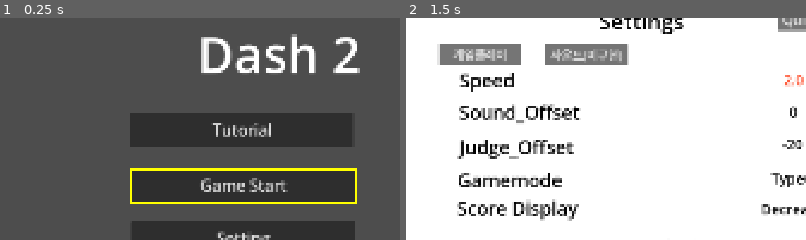
Above: before the commit, frames 1-2 (left to right).
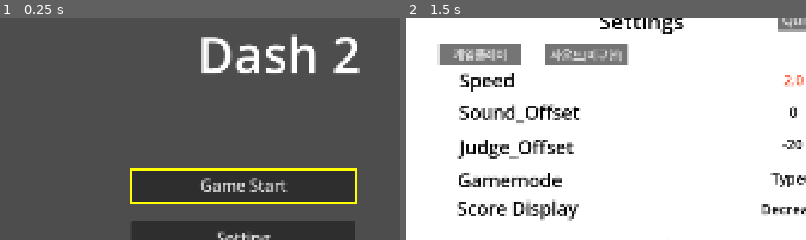
Above: after the commit, the same moments.

Repository: junu192857/Vexatonic-dash-2
Game: Godot game, scene res://Scenes/MainMenu.tscn
The game is run twice, just before and just after one commit, with the same random seed, the same clock (stepped at 60 frames per second) and the same inputs.
Inputs (mouse positions are % of the whole screen's width and height, from its top left):
- Up to frame 1 (0.25 s): no input
- Up to frame 2 (1.5 s): click "Setting" at 0.5 s; click (51, 49) at 1.25 s, where only the run before the commit has a clickable "Tutorial"
The pictures show only the part of the screen within x 21-71%, y 24-74%; the shares and areas given below are measured in that part.

The runs differ from the first frame. In frame 1, 8.3% of the frame differs, in the area x 32-88%, y 42-59%; in frame 2, nothing differs.

Commit message:
배관이 이제 -COUNTDOWN_TIME보다 더 왼쪽부터 생성됨

Diff:
--- a/vexatonic-dash-2/Scenes/MainMenu.tscn
+++ b/vexatonic-dash-2/Scenes/MainMenu.tscn
@@ -3,10 +3,12 @@
 [ext_resource type="Script" uid="uid://80v8425q4jhq" path="res://Scripts/MainMenu/MainMenuManager.gd" id="1_8saeu"]
 [ext_resource type="PackedScene" uid="uid://3wdau5twf7or" path="res://Prefabs/SettingRect.tscn" id="2_ghw46"]
 [ext_resource type="Script" uid="uid://bjuvgw7yeol53" path="res://Scripts/MainMenu/MainMenuButton.gd" id="3_df05h"]
+[ext_resource type="Texture2D" uid="uid://bg77qwagtnkvs" path="res://Textures/BlackSquare.jpg" id="4_ghw46"]
 
-[node name="MainMenu" type="Node2D" unique_id=1665967289]
+[node name="MainMenu" type="Node2D" unique_id=1665967289 node_paths=PackedStringArray("goTutorialPanel")]
 script = ExtResource("1_8saeu")
 settingRectScene = ExtResource("2_ghw46")
+goTutorialPanel = NodePath("CanvasLayer/Control/GoTutorialPanel")
 
 [node name="CanvasLayer" type="CanvasLayer" parent="." unique_id=2013899153]
 
@@ -127,35 +129,69 @@
 text = "Vexatonic"
 horizontal_alignment = 1
 
-[node name="SettingButton2" type="Button" parent="CanvasLayer/Control" unique_id=274277376]
+[node name="GoTutorialPanel" type="TextureRect" parent="CanvasLayer/Control" unique_id=1717423707]
+visible = false
 layout_mode = 1
 anchors_preset = -1
-anchor_left = 0.37
-anchor_top = 0.46300003
-anchor_right = 0.648
-anchor_bottom = 0.53800005
-offset_left = -3.4000244
-offset_top = -0.040039063
-offset_right = 0.27990723
-offset_bottom = -0.040039063
-theme_override_font_sizes/font_size = 38
-text = "Tutorial"
-script = ExtResource("3_df05h")
-
-[node name="ReferenceRect" type="ReferenceRect" parent="CanvasLayer/Control/SettingButton2" unique_id=1013903416]
-visible = false
-layout_mode = 1
-anchors_preset = 15
-anchor_right = 1.0
-anchor_bottom = 1.0
+anchor_left = 0.3
+anchor_top = 0.69500005
+anchor_right = 0.7
+anchor_bottom = 0.89500004
+offset_left = 0.39996338
+offset_top = 0.39996338
+offset_right = 0.39990234
+offset_bottom = 0.39996338
 grow_horizontal = 2
 grow_vertical = 2
-mouse_filter = 2
-border_color = Color(1, 1, 0, 1)
-border_width = 6.0
-editor_only = false
+texture = ExtResource("4_ghw46")
+expand_mode = 1
+
+[node name="Information" type="Label" parent="CanvasLayer/Control/GoTutorialPanel" unique_id=1746981035]
+layout_mode = 1
+anchors_preset = -1
+anchor_left = 0.15
+anchor_top = 0.15
+anchor_right = 0.85
+anchor_bottom = 0.569
+offset_left = -0.11200714
+offset_top = -2.840004
+offset_right = -0.35205078
+offset_bottom = 0.09600067
+grow_horizontal = 2
+grow_vertical = 2
+theme_override_font_sizes/font_size = 28
+text = "Vexatonic Dash가 처음이신 분 같네요!
+튜토리얼을 플레이할까요??"
+horizontal_alignment = 1
+
+[node name="Button" type="Button" parent="CanvasLayer/Control/GoTutorialPanel" unique_id=63078892]
+layout_mode = 1
+anchors_preset = -1
+anchor_left = 0.115
+anchor_top = 0.597
+anchor_right = 0.335
+anchor_bottom = 0.85600007
+offset_left = 0.28004456
+offset_top = 0.04800415
+offset_right = -0.07992554
+offset_bottom = 0.10398865
+theme_override_font_sizes/font_size = 27
+text = "Yes [Enter]"
+
+[node name="Button2" type="Button" parent="CanvasLayer/Control/GoTutorialPanel" unique_id=1447517536]
+layout_mode = 1
+anchors_preset = -1
+anchor_left = 0.66200006
+anchor_top = 0.588
+anchor_right = 0.882
+anchor_bottom = 0.84700006
+offset_left = 0.184021
+offset_top = -0.008003235
+offset_right = -0.17590332
+offset_bottom = 0.04798889
+theme_override_font_sizes/font_size = 27
+text = "No[Esc]"
 
 [connection signal="pressed" from="CanvasLayer/Control/GameStartButton" to="." method="_on_game_start"]
 [connection signal="pressed" from="CanvasLayer/Control/GameEndButton" to="." method="_on_game_end"]
 [connection signal="pressed" from="CanvasLayer/Control/SettingButton" to="." method="_on_enter_setting"]
-[connection signal="pressed" from="CanvasLayer/Control/SettingButton2" to="." method="_on_tutorial_start"]
--- a/vexatonic-dash-2/Scenes/RhythmScene.tscn
+++ b/vexatonic-dash-2/Scenes/RhythmScene.tscn
@@ -61,6 +61,7 @@
 grow_vertical = 2
 
 [node name="RightCover" type="ColorRect" parent="CanvasLayer/Control" unique_id=591227501]
+visible = false
 layout_mode = 1
 anchors_preset = -1
 anchor_left = 0.781
@@ -71,6 +72,7 @@
 color = Color(0.47788018, 0.47788012, 0.47788012, 1)
 
 [node name="LeftCover" type="ColorRect" parent="CanvasLayer/Control" unique_id=439301575]
+visible = false
 layout_mode = 1
 anchors_preset = -1
 anchor_right = 0.21900001
--- a/vexatonic-dash-2/Scripts/Ingame/RhythmManager.gd
+++ b/vexatonic-dash-2/Scripts/Ingame/RhythmManager.gd
@@ -246,11 +246,11 @@
 			print("THIS IS INITIAL LANE")
 			#var initial_height = lane.keyframes[0].y
 			if (Setting.gamemode == Setting.GAMEMODE.Suregi):
-				place_suregi_connector(-1, -COUNTDOWN_TIME, lane.notes[0].get_data().time - Setting.time_per_note_width() / 2, lane.lane_index, false,\
-									self, Vector2(Setting.get_posx_from_time(-COUNTDOWN_TIME),lane.keyframes[0].kf.y))
+				place_suregi_connector(-1, -2 * COUNTDOWN_TIME, lane.notes[0].get_data().time - Setting.time_per_note_width() / 2, lane.lane_index, false,\
+									self, Vector2(Setting.get_posx_from_time(-2 * COUNTDOWN_TIME),lane.keyframes[0].kf.y))
 			else:
-				place_connector(-1, -COUNTDOWN_TIME, lane.notes[0].get_data().time - Setting.time_per_note_width() / 2, lane.lane_index, false,\
-									self, Vector2(Setting.get_posx_from_time(-COUNTDOWN_TIME),lane.keyframes[0].kf.y))
+				place_connector(-1, -2* COUNTDOWN_TIME, lane.notes[0].get_data().time - Setting.time_per_note_width() / 2, lane.lane_index, false,\
+									self, Vector2(Setting.get_posx_from_time(-2 * COUNTDOWN_TIME),lane.keyframes[0].kf.y))
 		else:
 			if (lane.keyframes[0].kf.x < lane.notes[0].get_data().time):
 				if (Setting.gamemode == Setting.GAMEMODE.Suregi):
--- a/vexatonic-dash-2/Scripts/MainMenu/MainMenuManager.gd
+++ b/vexatonic-dash-2/Scripts/MainMenu/MainMenuManager.gd
@@ -4,8 +4,9 @@
 var index: int
 @export var settingRectScene: PackedScene
 var settingRect
-
-var setting_open: bool = false
+@export var goTutorialPanel: TextureRect
+enum MainMenuState {Main, SettingOpen, EnteringTutorial }
+var state : MainMenuState
 
 func _ready():
 	button_array.append($CanvasLayer/Control/GameStartButton)
@@ -16,10 +17,12 @@
 	InputManager.pressed_up.connect(_on_pressed_up)
 	InputManager.pressed_down.connect(_on_pressed_down)
 	InputManager.pressed_enter.connect(_on_pressed_enter)
+	InputManager.pressed_esc.connect(_on_pressed_esc)
 	settingRect = settingRectScene.instantiate()
 	$CanvasLayer/Control.add_child(settingRect)
 	settingRect.visible = false
 	settingRect.close_setting.connect(close_setting)
+	state = MainMenuState.Main
 
 func _refresh_selection():
 	for i in range(button_array.size()):
@@ -32,26 +35,37 @@
 # =================== 메인 메뉴 입력 ===================
 
 func _on_pressed_up():
-	if not setting_open:
+	if state == MainMenuState.Main:
 		index = (index - 1 + button_array.size()) % button_array.size()
 		_refresh_selection()
 
 func _on_pressed_down():
-	if not setting_open:
+	if state == MainMenuState.Main:
 		index = (index + 1) % button_array.size()
 		_refresh_selection()
 
 func _on_pressed_enter():
-	if setting_open:
+	if state == MainMenuState.SettingOpen:
 		close_setting()
+	elif state == MainMenuState.EnteringTutorial:
+		_on_tutorial_start()
 	else:
 		button_array[index].emit_signal("pressed")
+
+func _on_pressed_esc():
+	if state == MainMenuState.SettingOpen:
+		close_setting()
+	elif state == MainMenuState.EnteringTutorial:
+		close_tutorial_warning()
 
 # =================== 설정 창 ===================
 
 func _on_game_start():
-	Setting.is_tutorial = false
-	get_tree().change_scene_to_file("res://Scenes/SelectSong.tscn")
+	if (!Setting.tutorial_played):
+		open_tutorial_warning()
+	else:
+		Setting.is_tutorial = false
+		get_tree().change_scene_to_file("res://Scenes/SelectSong.tscn")
 
 func _on_tutorial_start():
 	Setting.is_tutorial = true
@@ -66,13 +80,26 @@
 	Setting.load()
 	settingRect._initialize()
 	settingRect.visible = true
-	setting_open = true
+	state = MainMenuState.SettingOpen
 	for button in button_array:
 		button.disabled = true
+
+func open_tutorial_warning():
+	Setting.tutorial_played = true
+	goTutorialPanel.visible = true
+	state = MainMenuState.EnteringTutorial
+	for button in button_array:
+		button.disabled = true
+
+func close_tutorial_warning():
+	goTutorialPanel.visible = false
+	state = MainMenuState.Main
+	for button in button_array:
+		button.disabled = false
 
 func close_setting():
 	settingRect.visible = false
 	Setting.save()
-	setting_open = false
+	state = MainMenuState.Main
 	for button in button_array:
 		button.disabled = false
--- a/vexatonic-dash-2/Scripts/Setting/Setting.gd
+++ b/vexatonic-dash-2/Scripts/Setting/Setting.gd
@@ -19,7 +19,7 @@
 
 static var EDITOR_LINE_WIDTH = 6.0
 
-# ==================== 플레이어 세팅 ========================
+# ==================== 플레이어 상태 관련 ========================
 
 static var speed = 2.0
 
@@ -31,9 +31,13 @@
 static var sound_offset: float = 0
 static var judge_offset: float = -20
 static var selected_difficulty: int = 1
+static var tutorial_played = false
+
+# ==================== 싱글톤 목적 변수 =====================
+
+static var is_tutorial = false
 static var selected_chart_dir: String = ""
 
-static var is_tutorial = false
 # ==================== 관련 함수 ============================
 
 const SETTINGS_PATH = "user://settings.cfg"
@@ -47,6 +51,8 @@
 	cfg.set_value(SECTION, "gamemode", gamemode)
 	cfg.set_value(SECTION, "sound_offset", sound_offset)
 	cfg.set_value(SECTION, "judge_offset", judge_offset)
+	cfg.set_value(SECTION, "selected_difficulty", selected_difficulty)
+	cfg.set_value(SECTION, "tutorial_played", tutorial_played)
 	cfg.save(SETTINGS_PATH)
 
 static func load() -> void:
@@ -58,6 +64,8 @@
 	gamemode      = cfg.get_value(SECTION, "gamemode",      GAMEMODE.Normal_Character)
 	sound_offset  = cfg.get_value(SECTION, "sound_offset",  0)
 	judge_offset  = cfg.get_value(SECTION, "judge_offset",  0)
+	selected_difficulty = cfg.get_value(SECTION, "selected_difficulty", 0)
+	#tutorial_played = cfg.get_value(SECTION, "tutorial_played", false)
 
 static func time_per_note_width():
 	return NOTE_WIDTH / (PX_PER_MS * speed)
